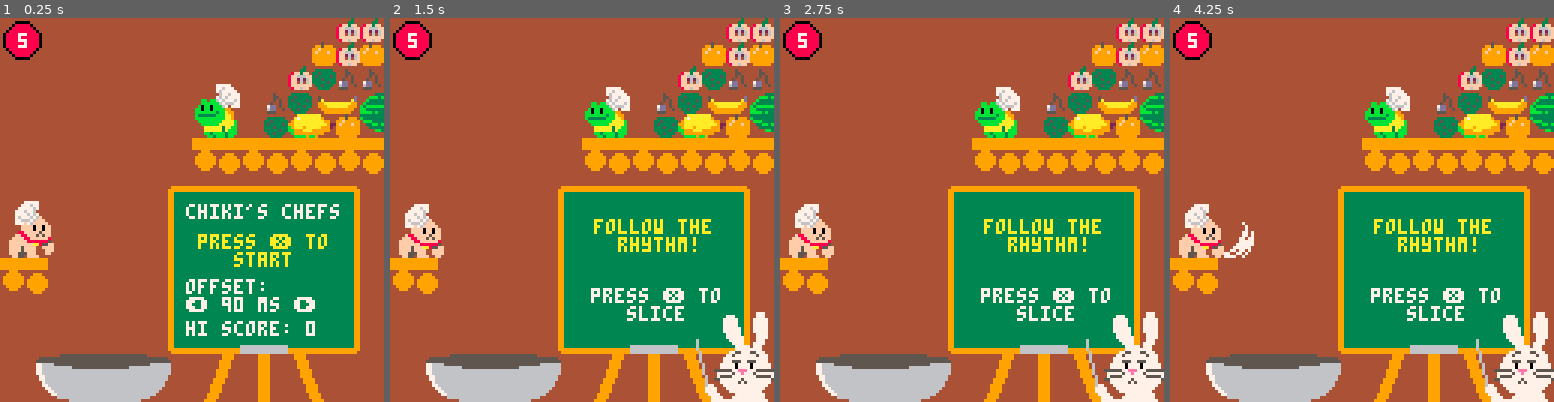
Above: before the commit, frames 1-4 (left to right).
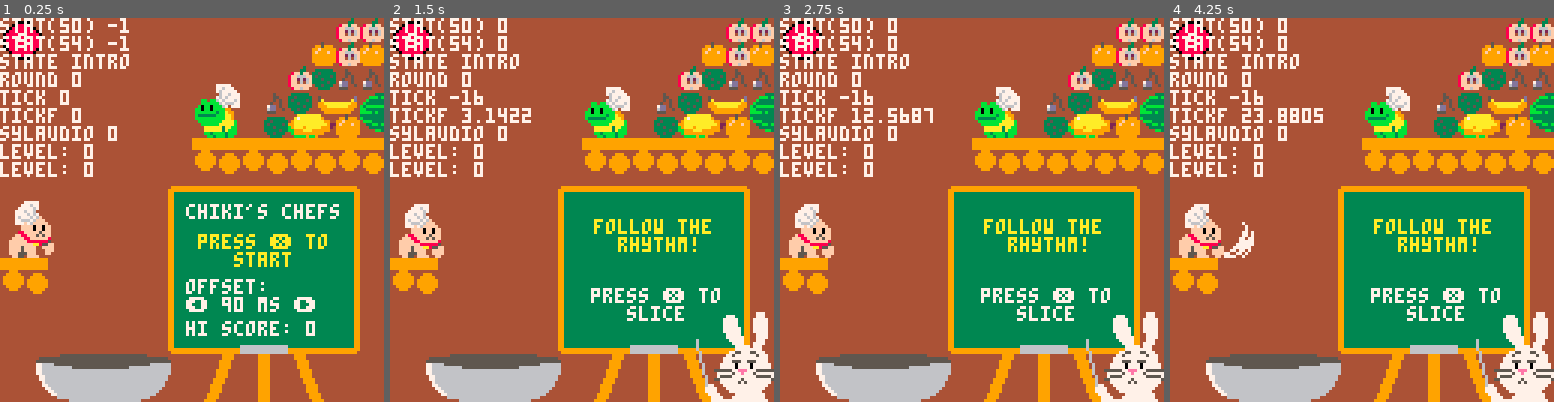
Above: after the commit, the same moments.

Repository: 7thbeatgames/chikis-chefs
Game: PICO-8 cartridge chikischefs.p8
Two runs of this game, one before a commit and one after it. Both use one fixed random seed, a clock stepped at 60 frames per second and the inputs below.
Inputs:
- Up to frame 1 (0.25 s): no input
- Up to frame 2 (1.5 s): tap X (X key) at 0.33, 1.07 s; tap O (Z key) at 0.7 s
- Up to frame 3 (2.75 s): hold Right 1.6-2.1 s; tap O (Z key) at 1.7, 2.1, 2.5 s; tap X (X key) at 1.85 s; hold Up 2.15-2.42 s; hold Right from 2.47 s (still down)
- Up to frame 4 (4.25 s): tap O (Z key) every 0.4 s from 2.9 to 4.1 s; tap X (X key) at 2.97, 4.08 s; release Right at 3.03 s; hold Left 3.08-3.58 s; hold Down 3.63-3.97 s; hold Right from 4.02 s (still down)

The runs differ from the first frame. In frame 1, 3.7% of the frame differs, in the area x 0-34%, y 0-42%; in frame 2, 4.0%; in frame 3, 4.1%; in frame 4, 4.2%, in the area x 0-40%, y 0-42%.

Commit message:
finalx6 the end
last bugs

Diff:
--- a/chikischefs.p8
+++ b/chikischefs.p8
@@ -155,6 +155,7 @@
 music_state = mstate.intro
 
 current_level  = 0 -- increase every 4 rounds
+current_level_show = 0
 prev_level = 0
 round = 0 --rounds increase every call phase
 
@@ -174,6 +175,8 @@
 lives = maxlives
 
 currentfruits = {fruits.grape} --starting fruits
+currentfruits_show = {fruits.grape} --same but updated on bar
+
 slices = {}
 
 end
@@ -251,13 +254,17 @@
 			end
 
 			--if not won all, remove last element of array first
-			-- seems to not work hmm
-			if (not allwon and #currentfruits > 1) then
-			deli(currentfruits)
-			end
-
-			for i=1,#currentfruits do
-			_ft = currentfruits[i]
+			-- seems to not work hmm, oh yeah cause need to remove fruits.rest
+			-- oh yeah2 need to use a on bar updated version
+			_currentfruits = currentfruits_show
+			del(_currentfruits,fruits.rest)
+
+			if (not allwon and #_currentfruits > 1) then
+			deli(_currentfruits)
+			end
+
+			for i=1,#_currentfruits do
+			_ft = _currentfruits[i]
 			for j=1,#allfruits_arr,1 do
 			 if _ft == allfruits_arr[j] then
 			 dset(i+10,j)
@@ -266,7 +273,7 @@
 			end
 
 			dset(1, perfect_rounds_count)
-			dset(2, current_level)
+			dset(2, current_level_show)
 			dset(3, current_difficulty_id)
 		end
 
@@ -322,6 +329,11 @@
 
 	if newbar and calltime then
 		bubblefruits = {}
+	end
+
+	if newbar then
+		current_level_show = current_level
+		currentfruits_show = currentfruits
 	end
 
 
@@ -832,7 +844,7 @@
 
 	-- debug
 
-	-- printdebug()
+	printdebug()
 	-- drawresultsquares()
 
 
@@ -901,6 +913,9 @@
 	print("tick " .. tick)
 	print("tickf ".. tickf)
 	print("sylaudio ".. sylaudio)
+	print("level: "..current_level)
+	print("level: "..current_level_show)
+
 
 end
 
--- a/ending.p8
+++ b/ending.p8
@@ -105,7 +105,7 @@
 	if (endingtype == perfect) then
 	levelstr = "all levels completed!"
 	else
-	 levelstr = "levels completed: ".. (dget(2) - 1) .." of 5"
+	 levelstr = "levels completed: ".. (dget(2) - 1) .." of 4"
 	end
 
 	difficulties = {"very easy", "easy", "normal", "hard", "very hard" , "very hard+"}
